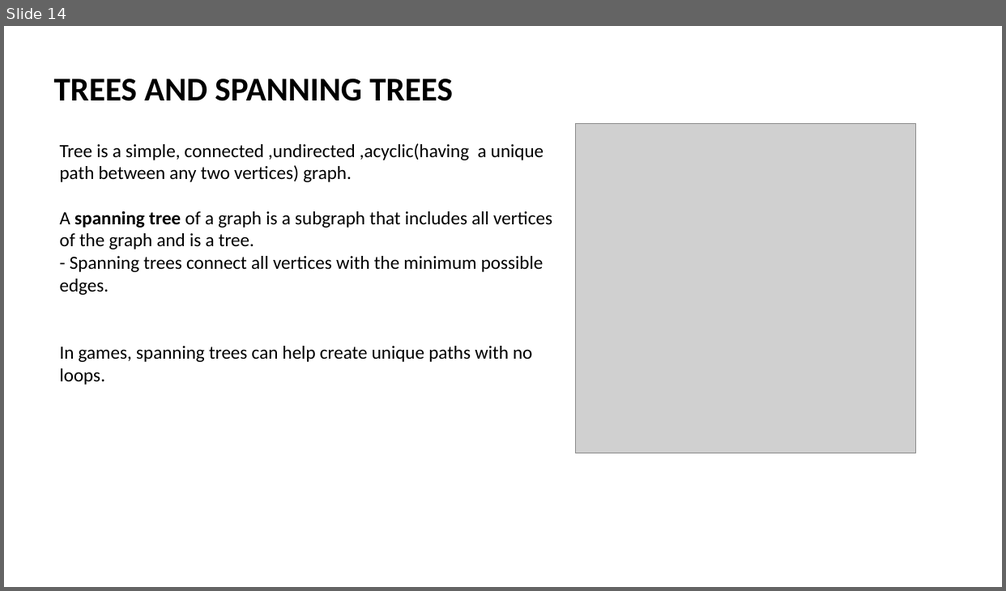
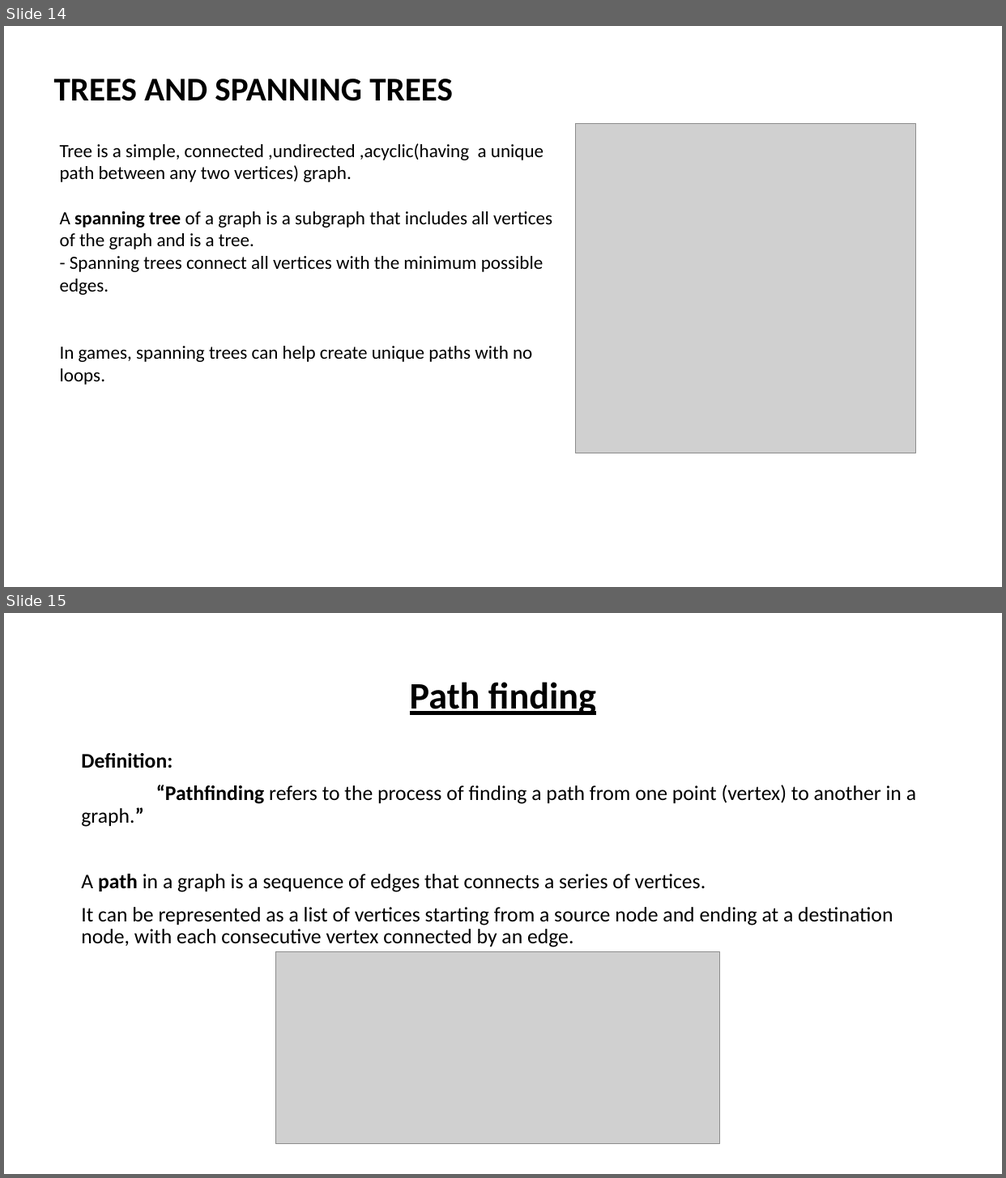
Before and after one commit to ibmbt/group5_graphtheory, a slide deck: group5_graphtheory.pptx. Shown one above the other, each under a label of ours: slide 14 before the commit, slides 14 and 15 after it. The pictures are 1006x591 and 1006x1178 pixels, drawn with LibreOffice and Linux fonts; fonts in the diff are those of the drawing; grey boxes stand for pictures. Boxes give left, top, right and bottom in pixels: in the first picture for what was removed or moved away, otherwise in the second. Text is boxed around its words. In the diff, an @@ line names an element or a change of style, - is before the commit and + after.

Commit message:
Added Slides to pptx file
added some slides to the pptx file

```diff
--- a/group5_graphtheory.pptx
+++ b/group5_graphtheory.pptx
@@ slide 15 added at (4, 613, 1002, 1174), background #FFFFFF @@
@@ title added at (410, 682, 596, 715), 36 pt, text #000000, bold, underline @@
+Path finding
@@ text added at (81, 753, 916, 948), 20 pt, text #000000 @@
+Definition:
+“Pathfinding refers to the process of finding a path from one point (vertex) to another in a graph.”
+A path in a graph is a sequence of edges that connects a series of vertices.
+It can be represented as a list of vertices starting from a source node and ending at a destination node, with each consecutive vertex connected by an edge.
@@ picture added at (276, 952, 720, 1144) @@
```
Also in this commit, not shown: 4 other slides added, 1 other file.
